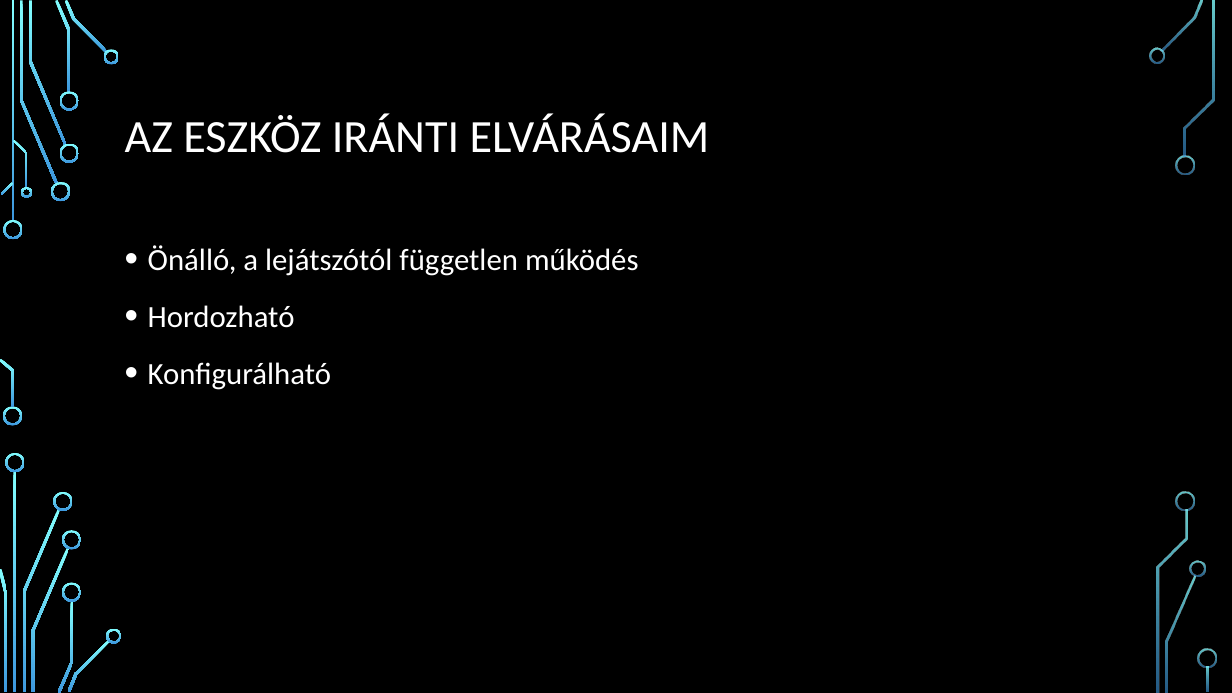
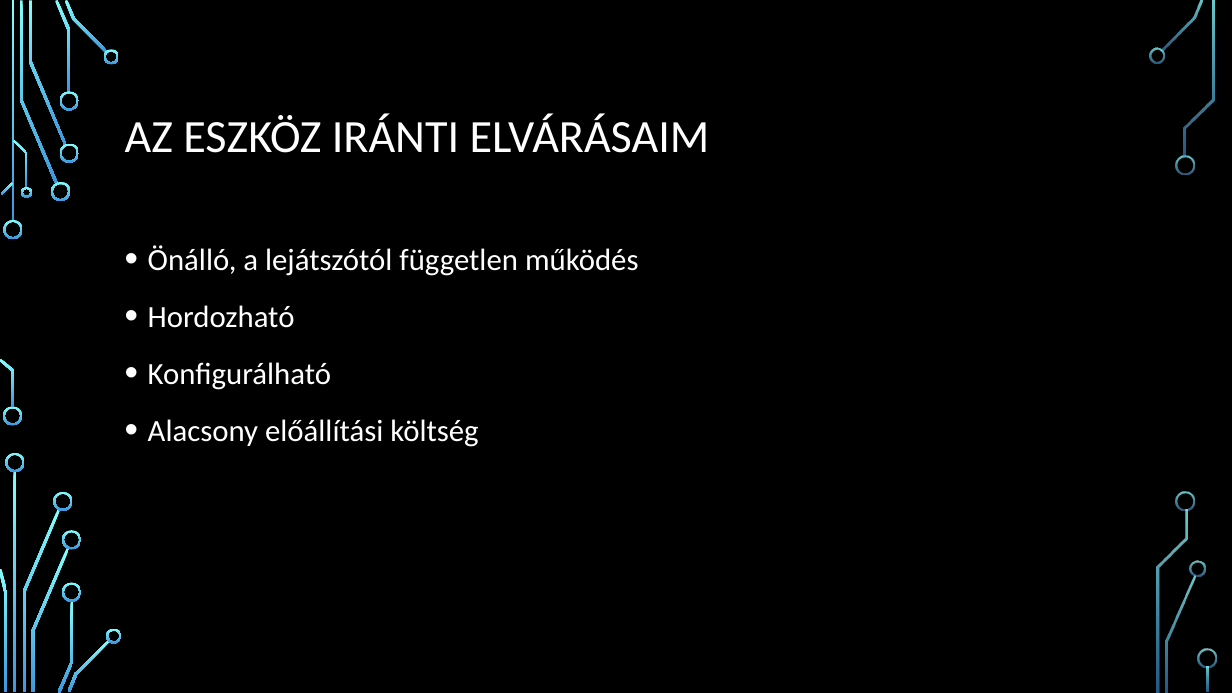
Before and after one commit to fejespeter/BME-Onlab, a slide deck: slide 3 of szakdolgozat_prezentacio.pptx. Drawn at 1232x693 pixels with LibreOffice and Linux fonts; fonts in the diff are those of the drawing; background and template pictures are left out. Boxes give left, top, right and bottom in pixels: in the first picture for what was removed or moved away, otherwise in the second. Text is boxed around its words. In the diff, an @@ line names an element or a change of style, - is before the commit and + after.

```diff
--- a/szakdolgozat_prezentacio.pptx
+++ b/szakdolgozat_prezentacio.pptx
@@ text at bbox=[148, 419, 478, 447]: paragraph added @@
+• Alacsony előállítási költség
```
Also in this commit, not shown: 8 other slides changed, 7 slides added, 2 slides removed, 10 other files.
